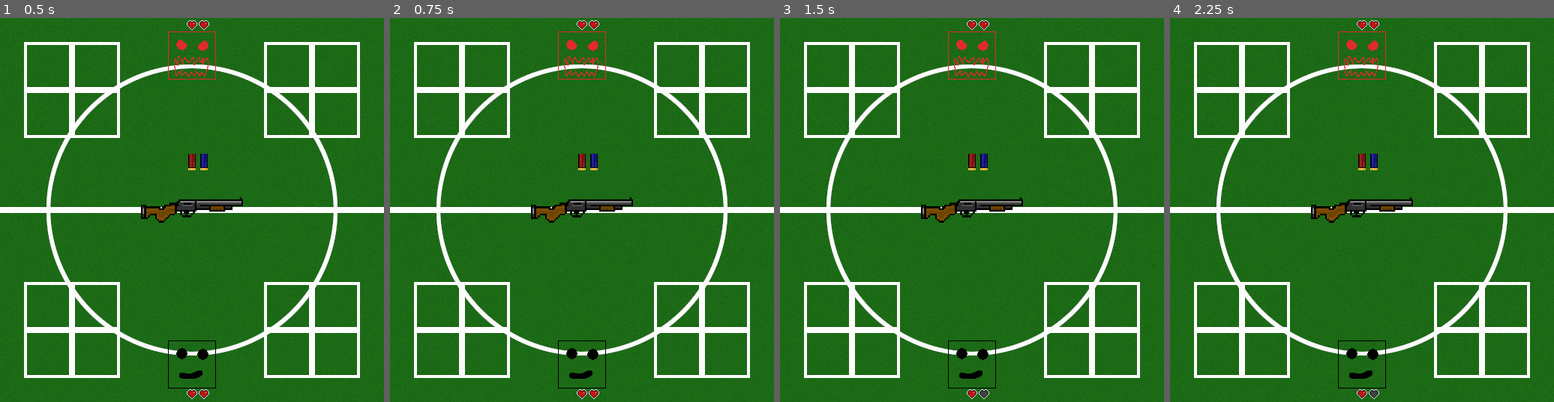
Above: before the commit, frames 1-4 (left to right).
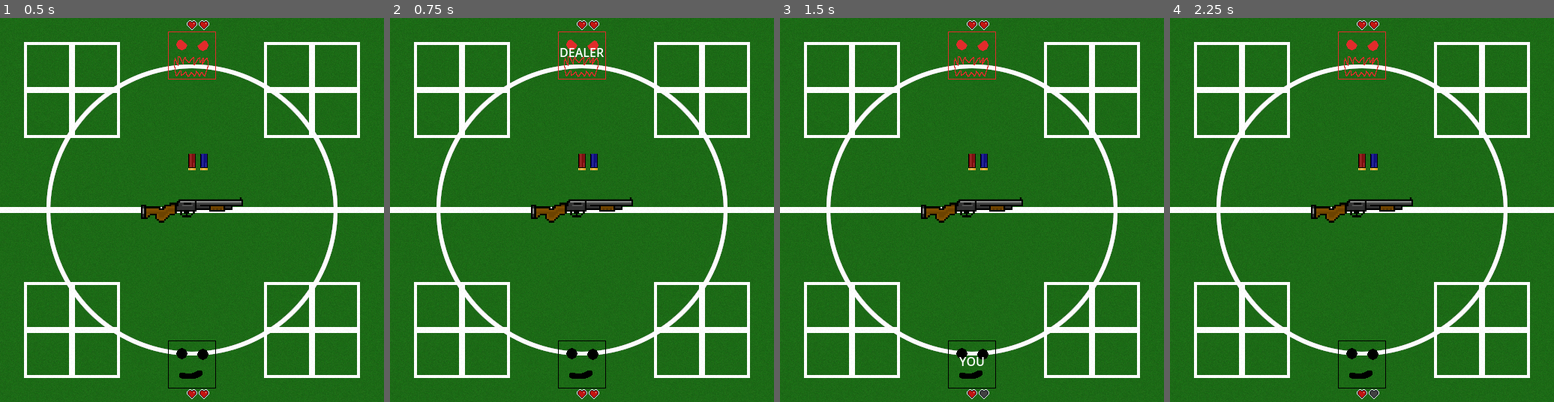
Above: after the commit, the same moments.

Repository: Silvester56/buckshotmiami
Game: Godot game, scene res://scenes/game.tscn
The game is run twice, just before and just after one commit, with the same random seed, the same clock (stepped at 60 frames per second) and the same inputs. This scene is started directly instead of the project's main scene.
Inputs (mouse positions are in pixels of both pictures, inside the frame that each line leads up to):
- Up to frame 1 (0.5 s): no input
- Up to frame 2 (0.75 s): tap Enter at 0.5 s; move the mouse to (582, 56) at 0.52 s; click (582, 56) at 0.67 s
- Up to frame 3 (1.5 s): tap Space at 1.25 s; move the mouse to (972, 363) at 1.27 s; click (972, 363) at 1.42 s
- Up to frame 4 (2.25 s): tap Enter at 2 s; move the mouse to (1400, 125) at 2.02 s; click (1400, 125) at 2.17 s

Frame 1 is identical in both runs. In frame 2, 0.1% of the frame differs, in the area x 44-56%, y 7-11%; in frame 3, less than 0.1%; in frame 4, nothing differs.

Commit message:
Add hover text for characters

Diff:
--- a/scenes/character.tscn
+++ b/scenes/character.tscn
@@ -21,4 +21,20 @@
 
 [node name="Health" type="Node2D" parent="." unique_id=269845002]
 
+[node name="Hover" type="Label" parent="." unique_id=662514721]
+visible = false
+anchors_preset = 8
+anchor_left = 0.5
+anchor_top = 0.5
+anchor_right = 0.5
+anchor_bottom = 0.5
+offset_left = -64.0
+offset_top = -48.0
+offset_bottom = -16.0
+grow_horizontal = 2
+grow_vertical = 2
+horizontal_alignment = 1
+
 [connection signal="input_event" from="CharacterArea" to="." method="_on_character_area_input_event"]
+[connection signal="mouse_entered" from="CharacterArea" to="." method="_on_character_area_mouse_entered"]
+[connection signal="mouse_exited" from="CharacterArea" to="." method="_on_character_area_mouse_exited"]
--- a/scripts/character.gd
+++ b/scripts/character.gd
@@ -18,9 +18,11 @@
 	if isPlayer:
 		frame = 0
 		$Health.position.y = 40
+		$Hover.text = "YOU"
 	else:
 		frame = 2
 		$Health.position.y = -40
+		$Hover.text = "DEALER"
 
 func changeHealth(delta: int) -> void:
 	health = clampi(health + delta, 0, maxHealth)
@@ -43,3 +45,9 @@
 	and event.button_index == MouseButton.MOUSE_BUTTON_LEFT \
 	and event.is_pressed():
 		emit_signal("character_click", isPlayer)
+
+func _on_character_area_mouse_entered() -> void:
+	$Hover.visible = true
+
+func _on_character_area_mouse_exited() -> void:
+	$Hover.visible = false
